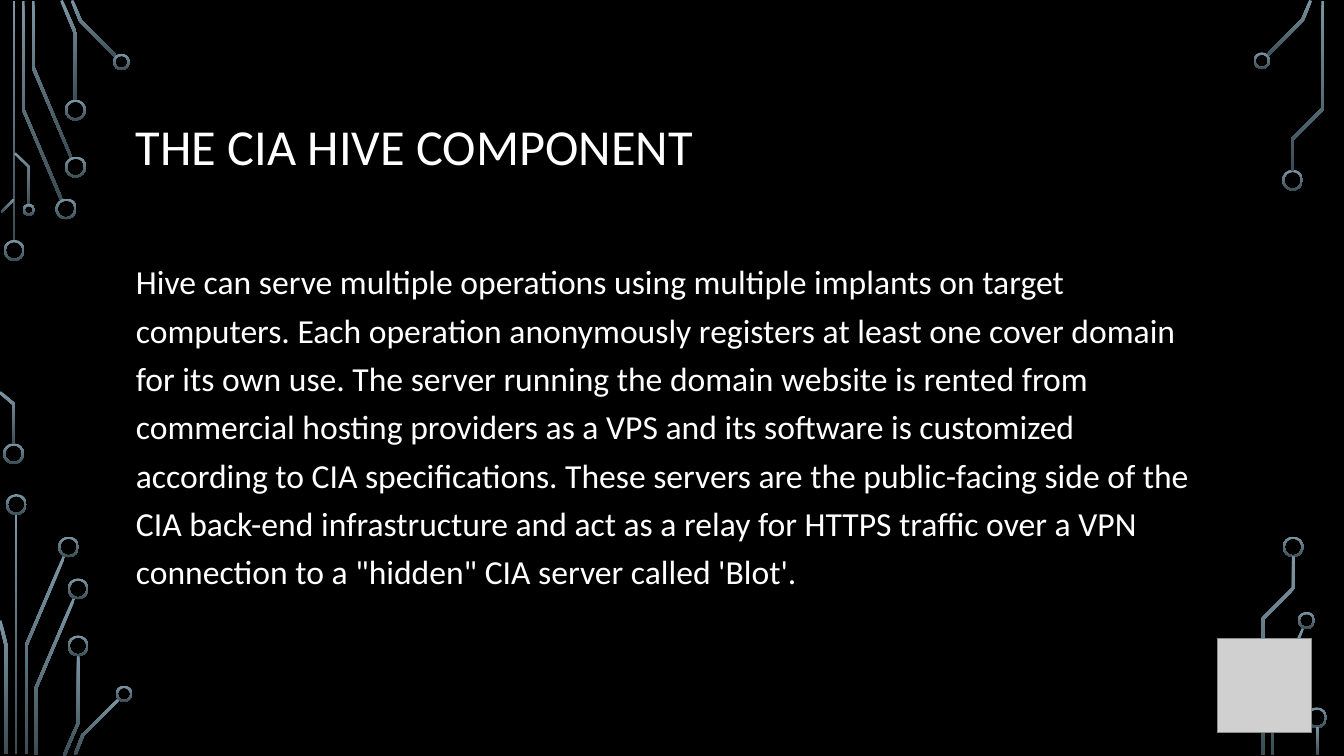
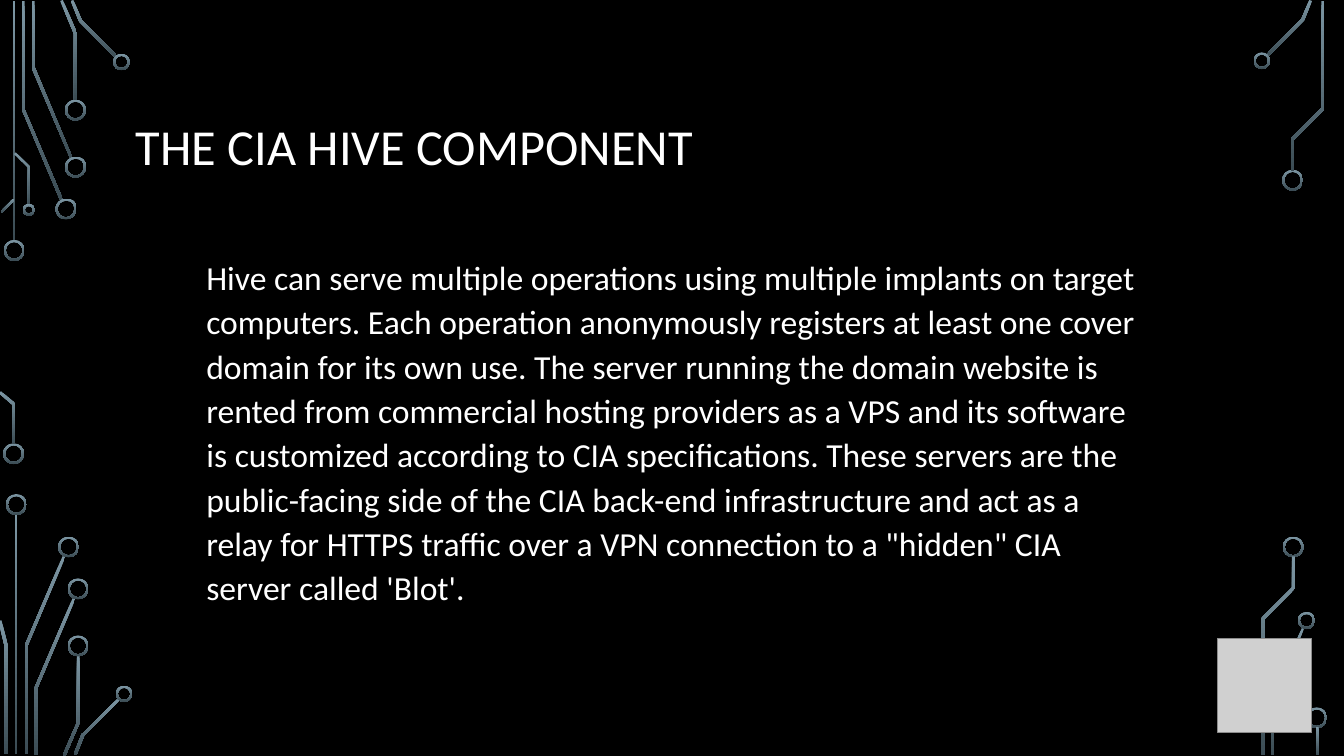
Before and after one commit to giadagabriele/WikiLeaks-Hive, a slide deck: slide 3 of The CIA Hive component.pptx. Drawn at 1344x756 pixels with LibreOffice and Linux fonts; fonts in the diff are those of the drawing; grey boxes stand for pictures; background and template pictures are left out. Boxes give left, top, right and bottom in pixels: in the first picture for what was removed or moved away, otherwise in the second. Text is boxed around its words. In the diff, an @@ line names an element or a change of style, - is before the commit and + after.

Commit message:
presentation updated
added tech aspects beacons and blot

```diff
--- a/The CIA Hive component.pptx
+++ b/The CIA Hive component.pptx
@@ text "Hive can serve multiple operations ...": place and size @@
-text "Hive can serve multiple operations ..." at <box>136,270,1189,585</box>
+text "Hive can serve multiple operations ..." at <box>206,266,1135,601</box>
@@ text "Hive can serve multiple operations ..." at <box>206,266,1135,601</box>: line spacing 1.2 to 1.1 @@
```
Also in this commit, not shown: 5 other slides changed, 7 slides added, 4 slides removed.
